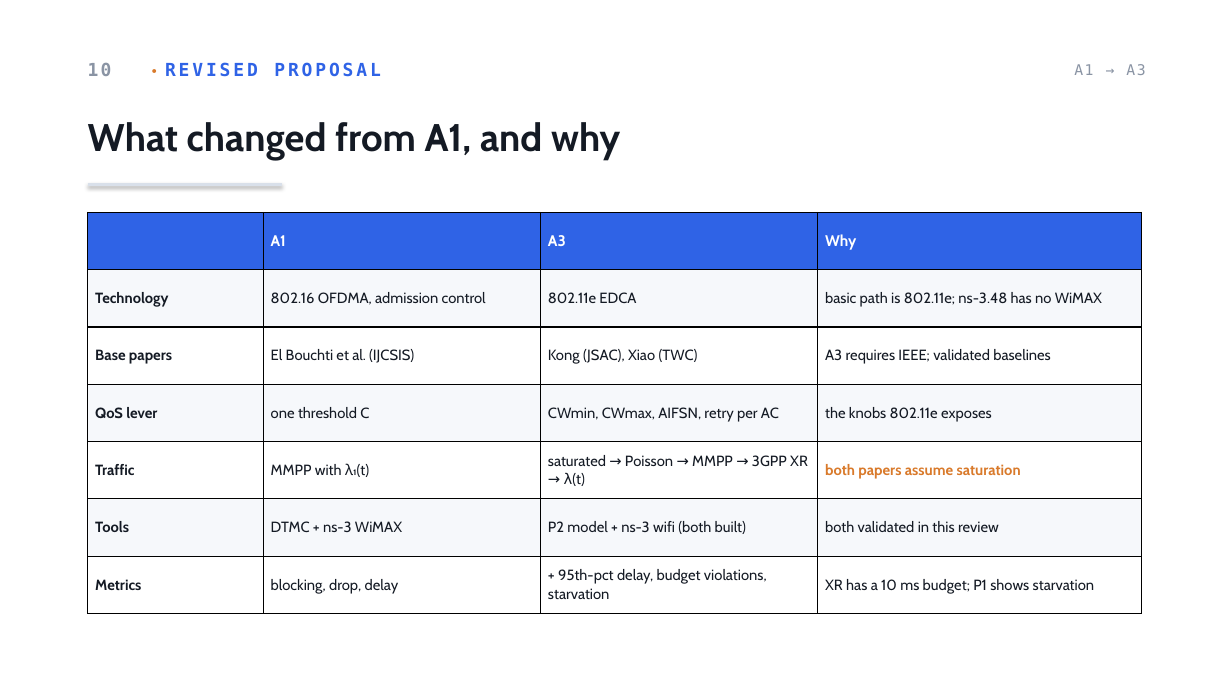
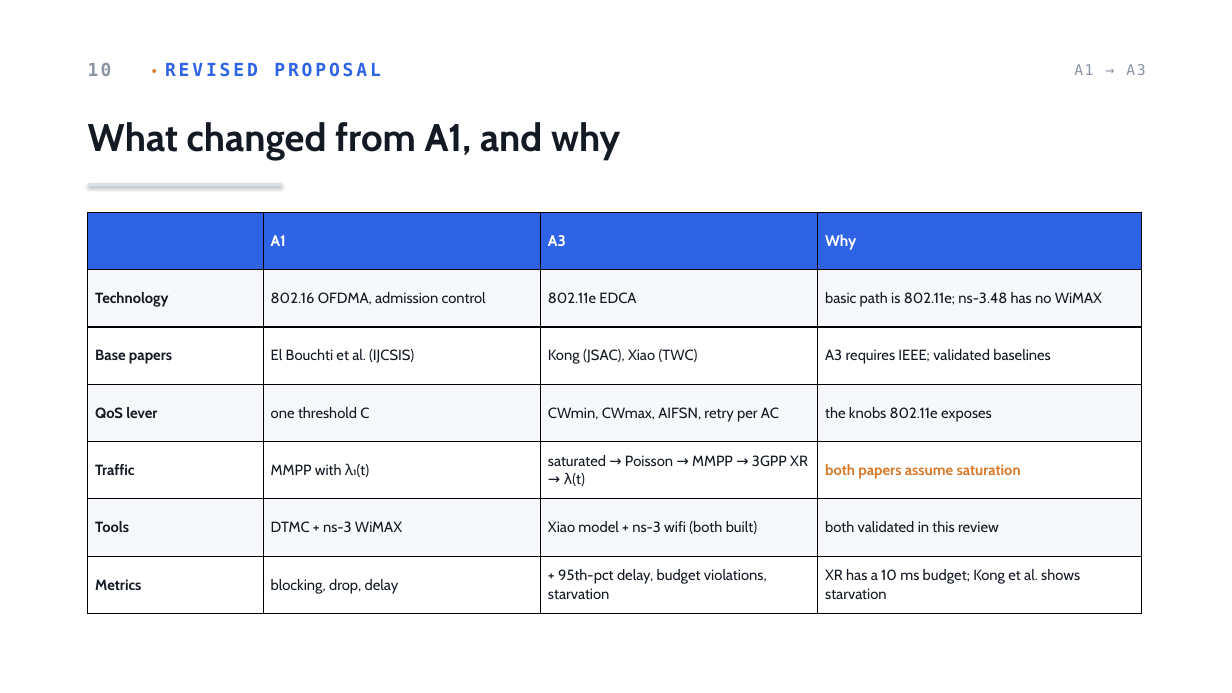
Before and after one commit to AhmadRifqi86/MWN-2026-M11402804-Rifqi, a slide deck: slide 11 of assets/ppt/a3-M11402804-AhmadRifqi.pptx. Drawn at 1232x693 pixels with LibreOffice and Linux fonts; fonts in the diff are those of the drawing. Boxes give left, top, right and bottom in pixels: in the first picture for what was removed or moved away, otherwise in the second. Text is boxed around its words. In the diff, an @@ line names an element or a change of style, - is before the commit and + after.

```diff
--- a/assets/ppt/a3-M11402804-AhmadRifqi.pptx
+++ b/assets/ppt/a3-M11402804-AhmadRifqi.pptx
@@ table at (88, 213, 1141, 614) @@
-row 6, column 3: P2 model + ns-3 wifi (both built)
+row 6, column 3: Xiao model + ns-3 wifi (both built)
-row 7, column 4: XR has a 10 ms budget; P1 shows starvation
+row 7, column 4: XR has a 10 ms budget; Kong et al. shows starvation
```
Also in this commit, not shown: 10 other slides changed, 1 other file.
